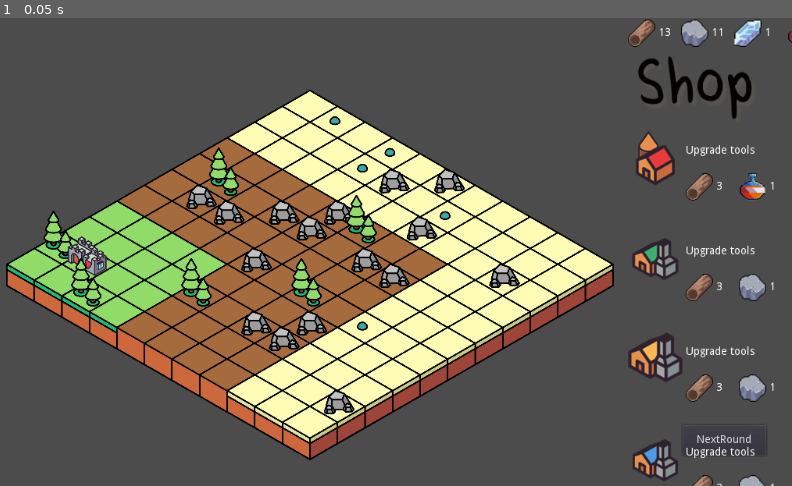
Above: before the commit, frame 1.
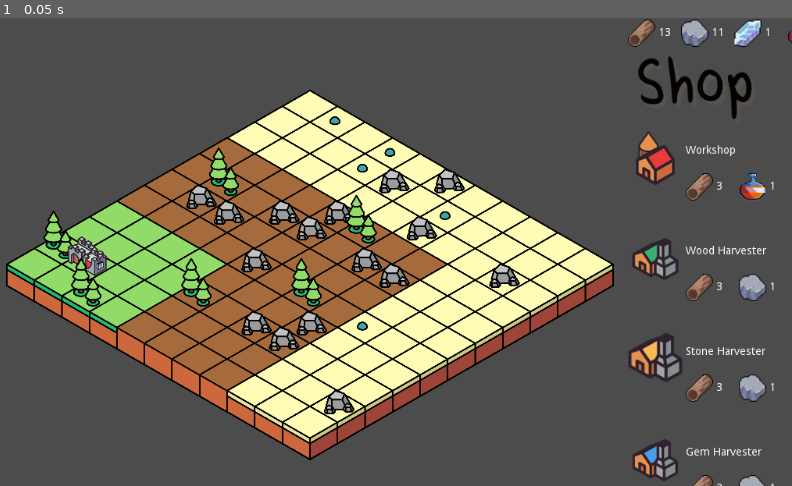
Above: after the commit, the same moment.

Repository: cyrillbrito/gmtk-22
Game: Godot game, scene res://Main/Main.tscn
Two runs of this game, one before a commit and one after it. Both use one fixed random seed, a clock stepped at 60 frames per second and the inputs below.
Inputs:
- Up to frame 1 (0.05 s): no input

The runs differ from the first frame. In frame 1, 0.5% of the frame differs, in the area x 86-97%, y 27-95%.

Commit message:
Fix Building Names

Diff:
--- a/Main/Main.tscn
+++ b/Main/Main.tscn
@@ -6,13 +6,6 @@
 
 [node name="Main" type="Node2D"]
 script = ExtResource( 1 )
-
-[node name="NextRoundBtn" type="Button" parent="."]
-margin_left = 884.0
-margin_top = 522.0
-margin_right = 991.0
-margin_bottom = 561.0
-text = "NextRound"
 
 [node name="HBoxContainer" type="HBoxContainer" parent="."]
 margin_right = 40.0
@@ -27,6 +20,3 @@
 [node name="Map" parent="." instance=ExtResource( 3 )]
 position = Vector2( 53.1414, 294.431 )
 scale = Vector2( 0.25, 0.25 )
-
-[connection signal="pressed" from="NextRoundBtn" to="." method="_on_NextRoundBtn_pressed"]
-[connection signal="pressed" from="NextRoundBtn" to="." method="_on_RollDiceBtn_pressed"]
--- a/SideMenu/Shop.gd
+++ b/SideMenu/Shop.gd
@@ -3,31 +3,39 @@
 var shopItems = [
 	{
 		name = "Workshop",
+		description = "This building will allow you to upgrade your tools",
 		price = [3,0,0,1],
 		imgPath = "res://assets/Buildings/Workshop.png"
 	},
 	 {
 		name = "Wood Harvester",
+		description = "This building will allow you harvest all wood surrounding it",
 		price = [3,1,0,2],
 		imgPath = "res://assets/Buildings/WoodHarvester.png"
 	},
 	{
 		name = "Stone Harvester",
+		description = "This building will allow you harvest all stone surrounding it",
 		price = [3,1,0,2],
 		imgPath = "res://assets/Buildings/StoneHarvester.png"
 	},
 	{
 		name = "Gem Harvester",
+		description = "This building will allow you harvest all gem surrounding it",
 		price = [3,1,2,2],
 		imgPath = "res://assets/Buildings/GemHarvester.png"
 	},
 	 {
 		name = "Upgrade tools",
+		description = "Allows to break Stone",
+		disabled = "true",
 		price = [3,1,0,2],
 		imgPath = "res://assets/Buildings/GemHarvester.png"
 	},
 	{
 		name = "2nd Upgrade tools",
+		description = "Allows to break Gem",
+		disabled = "true",
 		price = [3,1,2,2],
 		imgPath = "res://assets/Buildings/GemHarvester.png"
 	},
@@ -37,7 +45,7 @@
 	var shopItemScene = preload("res://SideMenu/ShopItem.tscn")
 	for key in shopItems:
 		var scene = shopItemScene.instance()
-		scene.name = key.name;
+		scene.ItemName = key.name;
 		scene.WoodPrice = key.price[0]
 		scene.StonePrice = key.price[1]
 		scene.GemPrice = key.price[2]
